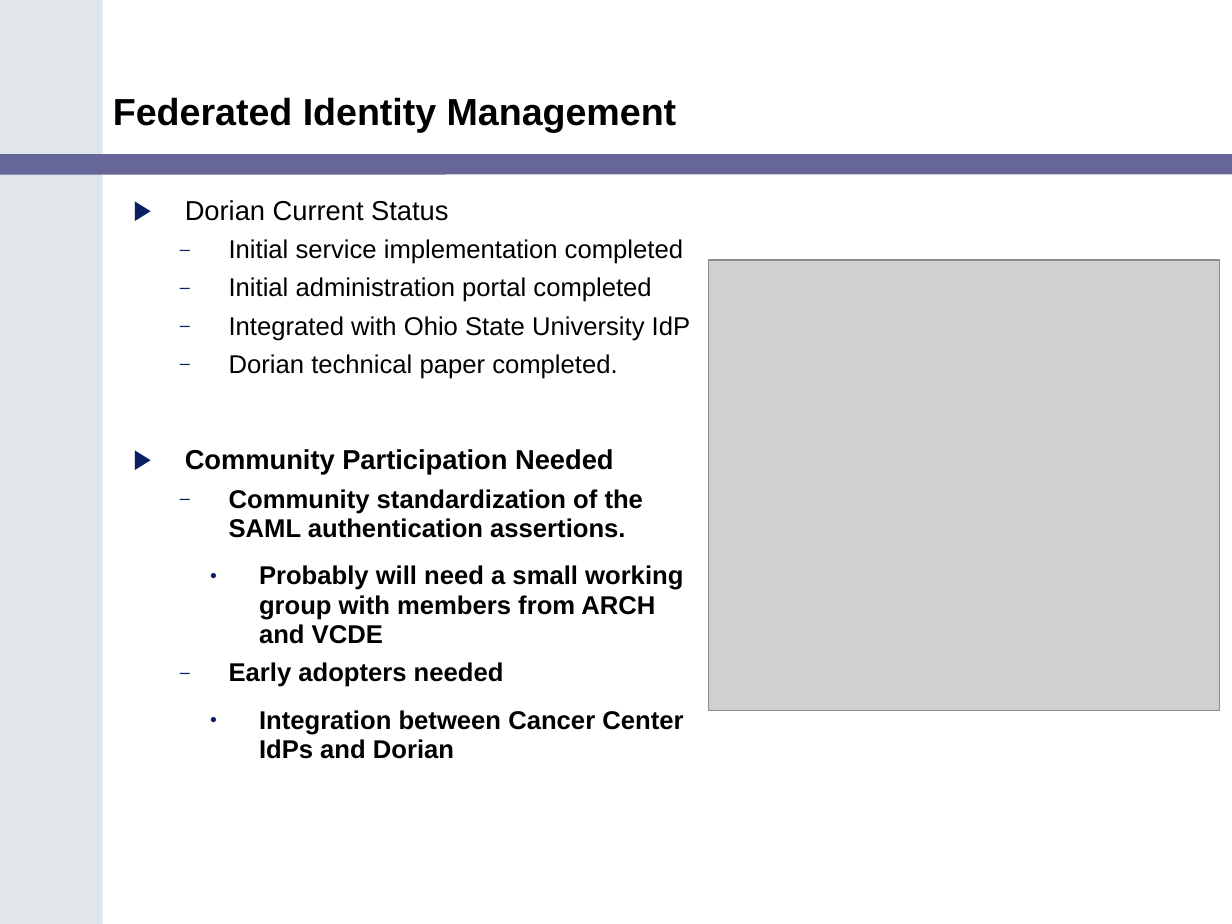
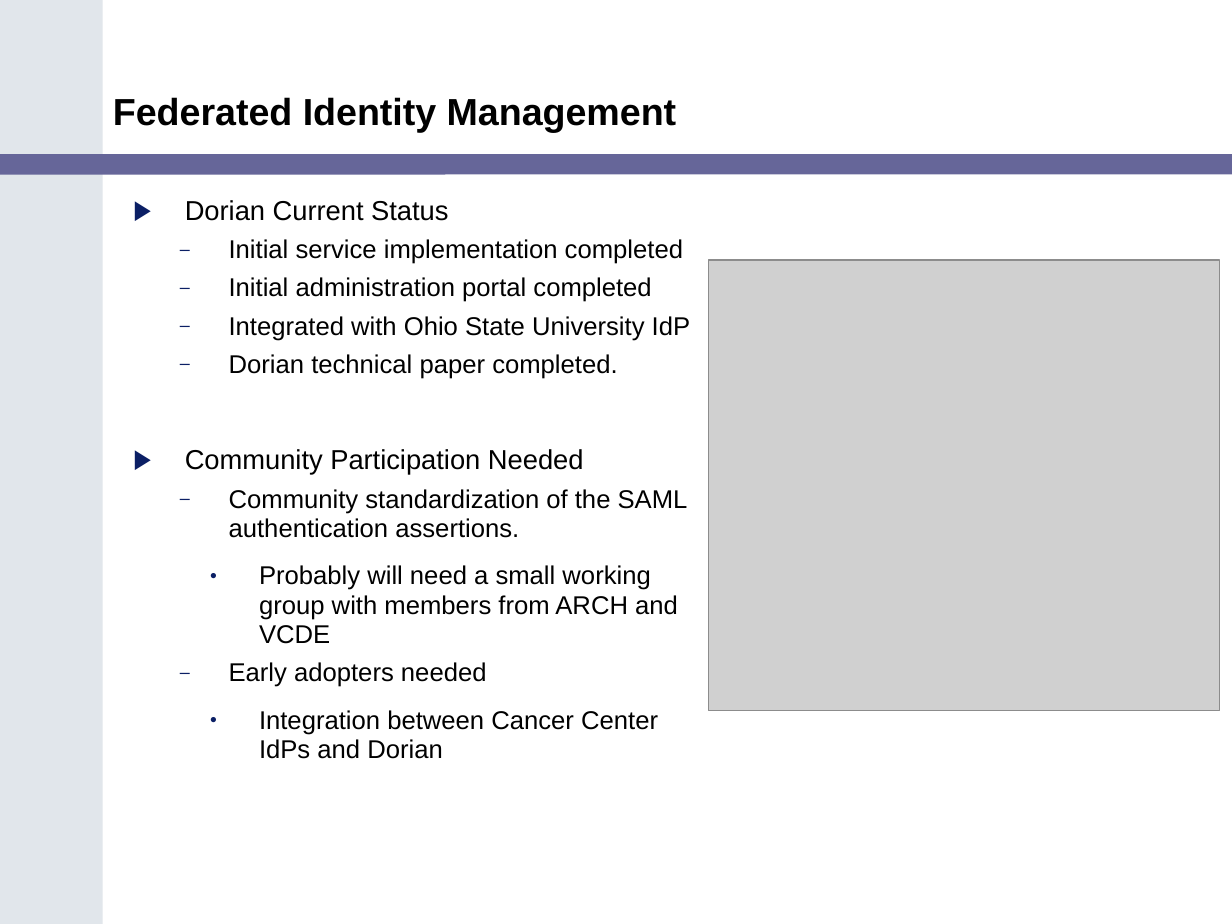
Before and after one commit to NCIP/cagrid-docs, a slide deck: slide 8 of presentations/200602_VCDE_ARCH/caGrid_Security_Arch_VCDE_Feb2.ppt. Drawn at 1232x924 pixels with LibreOffice and Linux fonts; fonts in the diff are those of the drawing; grey boxes stand for pictures; background and template pictures are left out. Boxes give left, top, right and bottom in pixels: in the first picture for what was removed or moved away, otherwise in the second. Text is boxed around its words. In the diff, an @@ line names an element or a change of style, - is before the commit and + after.

```diff
--- a/presentations/200602_VCDE_ARCH/caGrid_Security_Arch_VCDE_Feb2.ppt
+++ b/presentations/200602_VCDE_ARCH/caGrid_Security_Arch_VCDE_Feb2.ppt
@@ text at <box>185,449,688,759</box>: bold off in "Community Participation Needed", "Community standardization of the SAML authentication asserti ...", "Probably will need a small working group ...", "Early adopters needed" and 1 more places @@
```
Also in this commit, not shown: 2 other slides changed.
